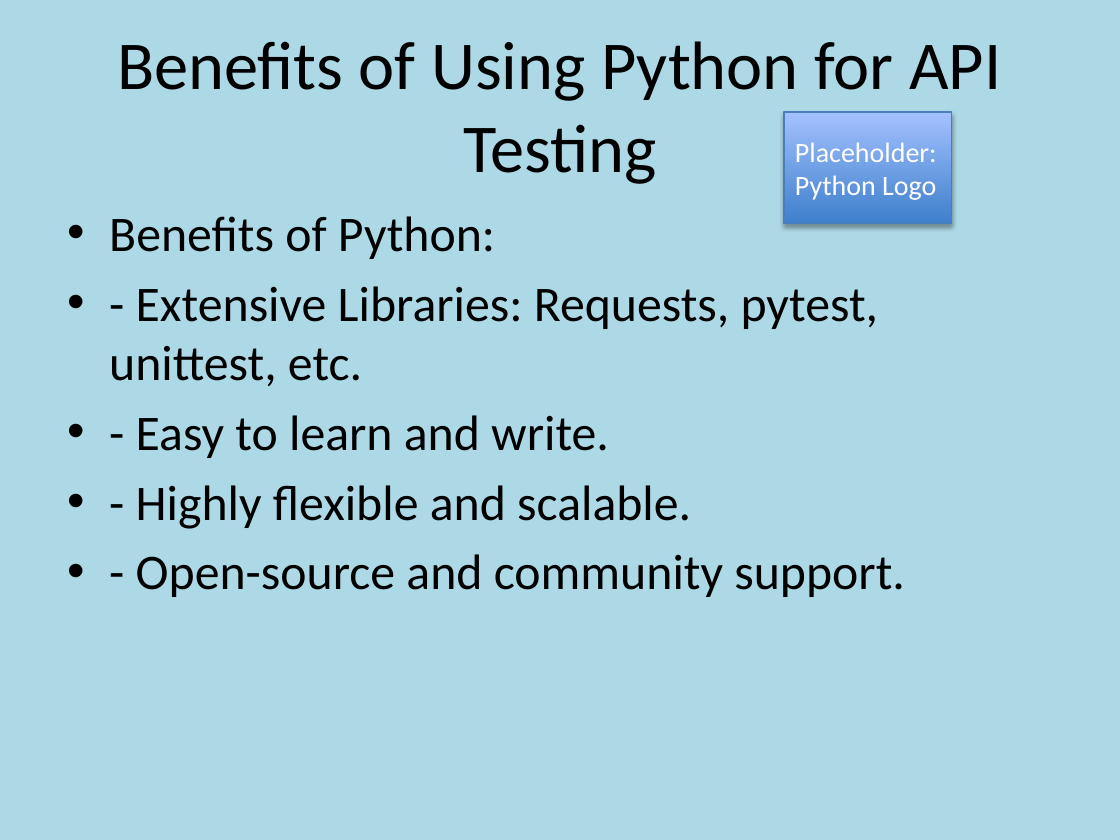
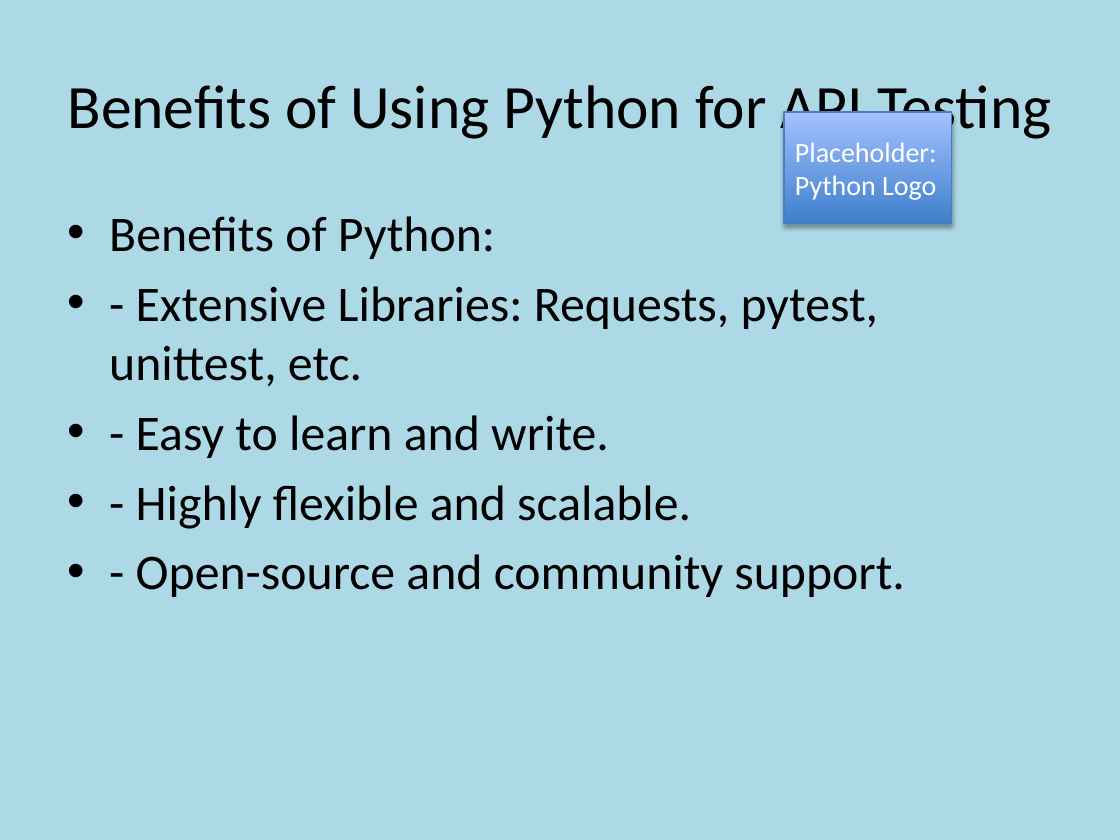
Before and after one commit to nlkishore/Python, a slide deck: slide 3 of Python/Customized_RPA_API_Testing_Presentation_with_Placeholders.pptx. Drawn at 1120x840 pixels with LibreOffice and Linux fonts; fonts in the diff are those of the drawing. Boxes give left, top, right and bottom in pixels: in the first picture for what was removed or moved away, otherwise in the second. Text is boxed around its words. In the diff, an @@ line names an element or a change of style, - is before the commit and + after.

```diff
--- a/Python/Customized_RPA_API_Testing_Presentation_with_Placeholders.pptx
+++ b/Python/Customized_RPA_API_Testing_Presentation_with_Placeholders.pptx
@@ title "Benefits of Using Python for ..." at bbox=[68, 85, 1051, 143]: size 44 to 39.6 pt @@
```
Also in this commit, not shown: 9 other slides changed, 1 slide added, 1 other file.
